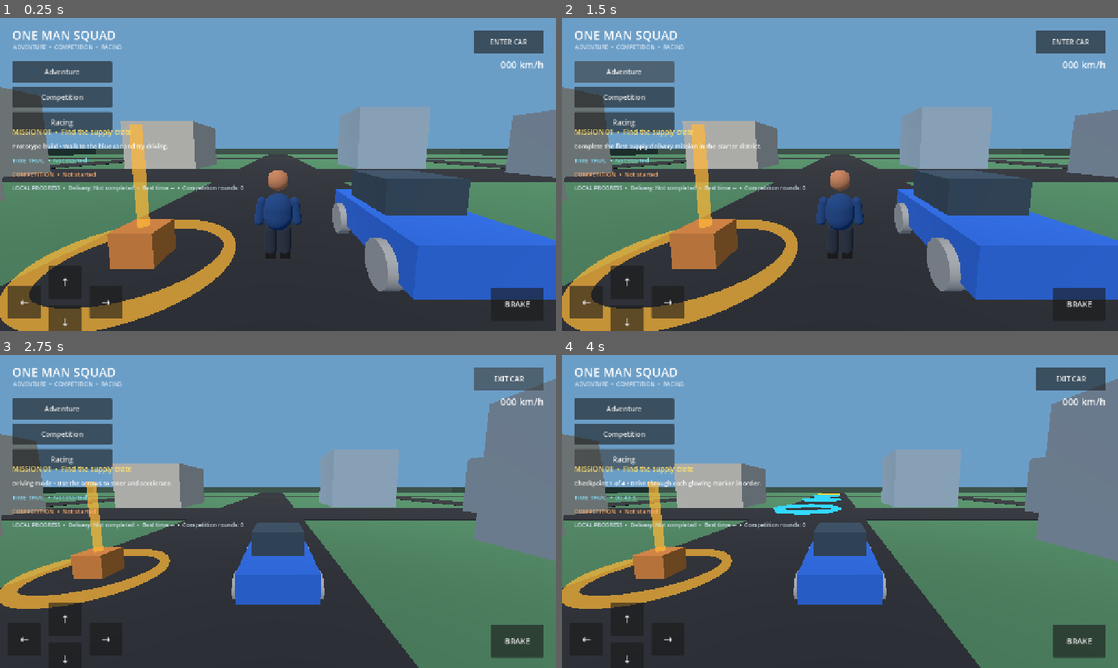
Above: before the commit, frames 1-4 (two rows, left to right).
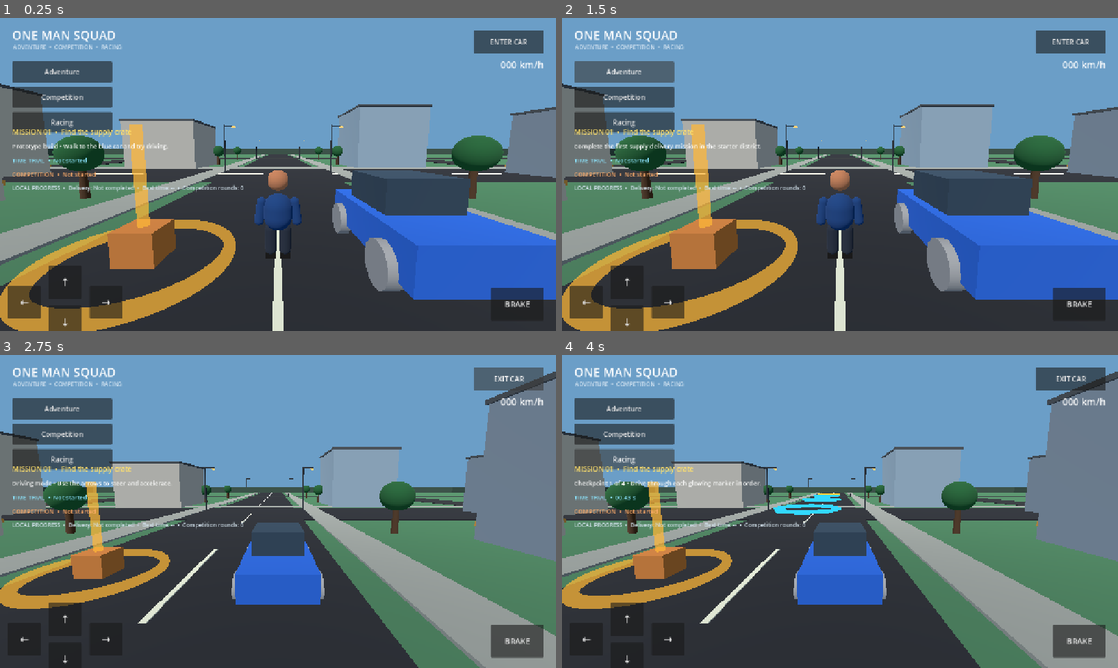
Above: after the commit, the same moments.

Repository: newgenerationnetwork617-ops/one-man-squad
Game: Godot game, scene res://scenes/main.tscn
Two runs of this game, one before a commit and one after it. Both use one fixed random seed, a clock stepped at 60 frames per second and the inputs below.
Inputs:
- Up to frame 1 (0.25 s): no input
- Up to frame 2 (1.5 s): click "Adventure" at 0.5 s; click "Adventure" at 1.25 s
- Up to frame 3 (2.75 s): click "ENTER CAR" at 2 s
- Up to frame 4 (4 s): click "Competition" at 2.75 s; click "Racing" at 3.5 s

The runs differ from the first frame. In frame 1, 6.1% of the frame differs, in the area x 0-100%, y 20-100%; in frame 2, 6.1%; in frame 3, 10%, in the area x 0-100%, y 5-100%; in frame 4, 10%.

Commit message:
Expand starter district with streetscape details

Diff:
--- a/scripts/main.gd
+++ b/scripts/main.gd
@@ -133,6 +133,89 @@
 		var height := building_positions[index].y * 2.0
 		_add_box(self, "DistrictBuilding_%02d" % index, building_positions[index],
 			Vector3(9, height, 9), building_colors[index % building_colors.size()], true)
+	_build_street_details()
+
+func _add_tree(tree_position: Vector3, scale_factor: float = 1.0) -> void:
+	var trunk := MeshInstance3D.new()
+	var trunk_mesh := CylinderMesh.new()
+	trunk_mesh.top_radius = 0.16 * scale_factor
+	trunk_mesh.bottom_radius = 0.24 * scale_factor
+	trunk_mesh.height = 2.2 * scale_factor
+	trunk.mesh = trunk_mesh
+	trunk.material_override = _material(Color(0.28, 0.19, 0.12))
+	trunk.position = tree_position + Vector3(0, 1.1 * scale_factor, 0)
+	add_child(trunk)
+
+	var canopy := MeshInstance3D.new()
+	var canopy_mesh := SphereMesh.new()
+	canopy_mesh.radius = 1.05 * scale_factor
+	canopy_mesh.height = 2.0 * scale_factor
+	canopy.mesh = canopy_mesh
+	canopy.material_override = _material(Color(0.12, 0.34, 0.18))
+	canopy.position = tree_position + Vector3(0, 2.55 * scale_factor, 0)
+	add_child(canopy)
+
+func _add_streetlight(light_position: Vector3) -> void:
+	var pole := MeshInstance3D.new()
+	var pole_mesh := CylinderMesh.new()
+	pole_mesh.top_radius = 0.07
+	pole_mesh.bottom_radius = 0.1
+	pole_mesh.height = 5.2
+	pole.mesh = pole_mesh
+	pole.material_override = _material(Color(0.16, 0.18, 0.2))
+	pole.position = light_position + Vector3(0, 2.6, 0)
+	add_child(pole)
+	_add_box(self, "StreetlightArm", light_position + Vector3(0.55, 5.05, 0), Vector3(1.15, 0.09, 0.09), Color(0.16, 0.18, 0.2))
+	var lamp := MeshInstance3D.new()
+	var lamp_mesh := SphereMesh.new()
+	lamp_mesh.radius = 0.19
+	lamp_mesh.height = 0.22
+	lamp.mesh = lamp_mesh
+	var lamp_material := _material(Color(1.0, 0.83, 0.48))
+	lamp_material.shading_mode = BaseMaterial3D.SHADING_MODE_UNSHADED
+	lamp.material_override = lamp_material
+	lamp.position = light_position + Vector3(1.02, 4.92, 0)
+	add_child(lamp)
+
+func _build_street_details() -> void:
+	var road_paint := Color(0.82, 0.82, 0.72)
+	var curb_color := Color(0.48, 0.5, 0.48)
+	# Painted centre dashes and road-edge lines.
+	for z in range(-88, 89, 12):
+		_add_box(self, "MainRoadDash", Vector3(0, 0.055, float(z)), Vector3(0.16, 0.025, 5.0), road_paint)
+		_add_box(self, "CrossRoadDash", Vector3(float(z), 0.055, -8), Vector3(5.0, 0.025, 0.16), road_paint)
+	for z in [-88.0, 88.0]:
+		_add_box(self, "MainRoadEdge", Vector3(-4.55, 0.055, z), Vector3(0.12, 0.025, 18.0), curb_color)
+		_add_box(self, "MainRoadEdge", Vector3(4.55, 0.055, z), Vector3(0.12, 0.025, 18.0), curb_color)
+	# Low-cost sidewalks and landscaped verges around the starter blocks.
+	for side in [-1.0, 1.0]:
+		_add_box(self, "MainSidewalk", Vector3(side * 7.0, 0.02, 0), Vector3(2.0, 0.12, 190.0), Color(0.52, 0.53, 0.5))
+		_add_box(self, "CrossSidewalk", Vector3(0, 0.02, -15.0), Vector3(190.0, 0.12, 2.0), Color(0.52, 0.53, 0.5))
+	# Facade windows, roof trims and storefront bands.
+	var facade_positions: Array[Vector3] = [
+		Vector3(-15, 3, -18), Vector3(15, 4, -19),
+		Vector3(-18, 2.5, 7), Vector3(18, 3.5, 8),
+		Vector3(-15, 3, 24), Vector3(15, 2.5, 25),
+		Vector3(-29, 4, -5), Vector3(29, 3, -5)
+	]
+	var glass := Color(0.12, 0.25, 0.34)
+	for index in range(facade_positions.size()):
+		var building_position: Vector3 = facade_positions[index]
+		var height := building_position.y * 2.0
+		for floor_index in range(maxi(1, int(height / 2.5))):
+			for window_index in range(2):
+				var window_x := building_position.x + (float(window_index) - 0.5) * 3.2
+				var window_y := 1.2 + float(floor_index) * 2.35
+				_add_box(self, "FacadeWindow", Vector3(window_x, window_y, building_position.z - 4.56), Vector3(1.25, 0.9, 0.08), glass)
+		_add_box(self, "RoofTrim", Vector3(building_position.x, height + 0.12, building_position.z), Vector3(9.25, 0.24, 9.25), Color(0.28, 0.3, 0.31))
+		_add_box(self, "StorefrontBand", Vector3(building_position.x, 0.85, building_position.z - 4.62), Vector3(8.8, 0.28, 0.12), Color(0.78, 0.55, 0.24))
+	# Trees and lights are placed away from the road lanes.
+	for z in [-38.0, -22.0, 2.0, 20.0, 38.0, 62.0]:
+		_add_tree(Vector3(-10.0, 0.0, z), 0.9)
+		_add_tree(Vector3(10.0, 0.0, z), 0.9)
+	for z in [-42.0, -10.0, 22.0, 54.0]:
+		_add_streetlight(Vector3(-5.8, 0.0, z))
+		_add_streetlight(Vector3(5.8, 0.0, z))
 
 func _spawn_player() -> void:
 	player = PLAYER_SCENE.instantiate() as CharacterBody3D
